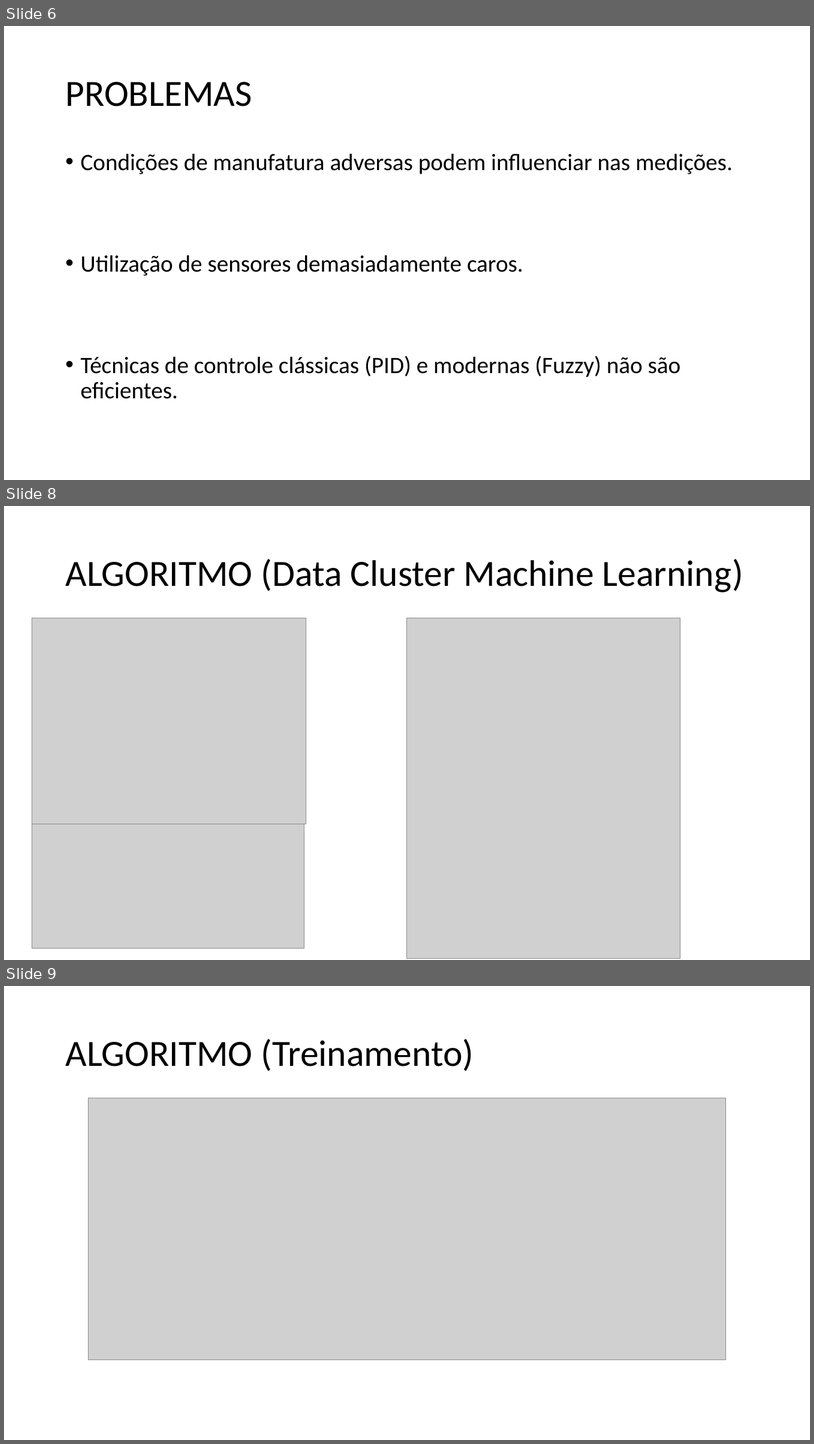
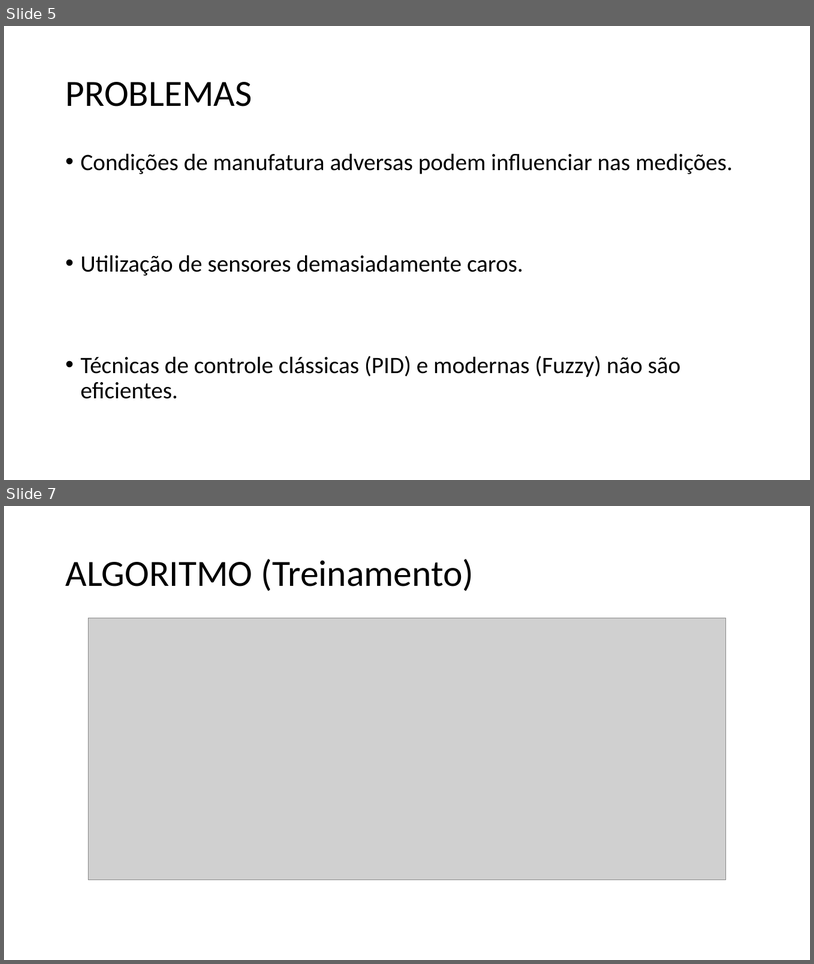
Before and after one commit to JoaoMagPaiva/joaopaiva-857-tp555, a slide deck: Projeto/DC-ML aplicado a predição de variáveis de manufatura.pptx. Shown one above the other, each under a label of ours: slides 6, 8 and 9 before the commit, slides 5 and 7 after it; the slides between them are not shown. The pictures are 814x1444 and 814x964 pixels, drawn with LibreOffice and Linux fonts; fonts in the diff are those of the drawing; grey boxes stand for pictures. Boxes give left, top, right and bottom in pixels: in the first picture for what was removed or moved away, otherwise in the second. Text is boxed around its words. In the diff, an @@ line names an element or a change of style, - is before the commit and + after.

```diff
--- a/Projeto/DC-ML aplicado a predição de variáveis de manufatura.pptx
+++ b/Projeto/DC-ML aplicado a predição de variáveis de manufatura.pptx
@@ slide 8 removed at [4,506,810,960], background #FFFFFF @@
@@ title removed at [65,559,744,592] @@
-ALGORITMO (Data Cluster Machine Learning)
@@ picture removed at [32,618,306,824] @@
@@ picture removed at [408,618,681,958] @@
@@ picture removed at [32,824,305,948] @@
@@ what was slide 6 is now slide 5 @@
@@ what was slide 9 is now slide 7 @@
```
Also in this commit, not shown: 5 slides changed, 4 other slides removed.
